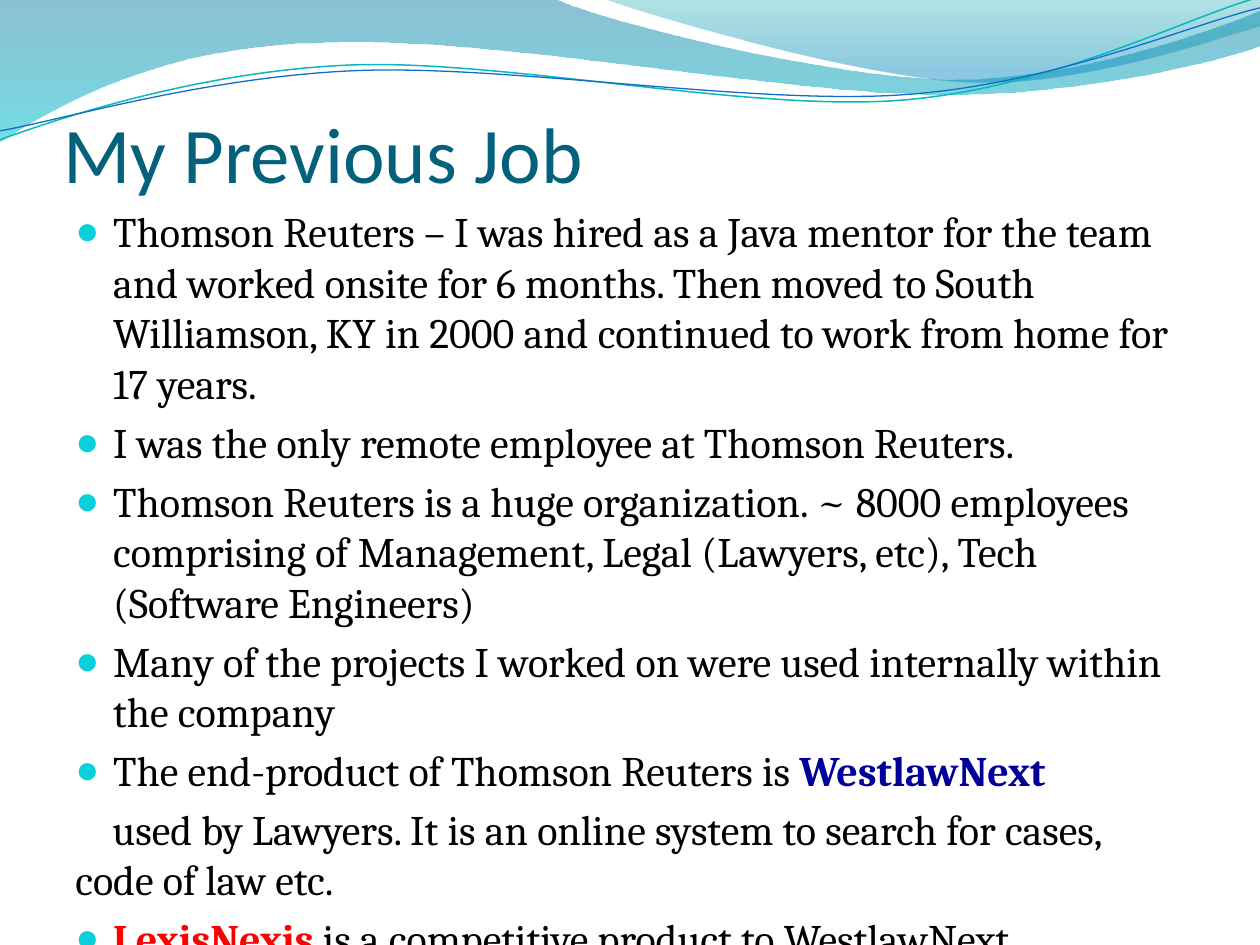
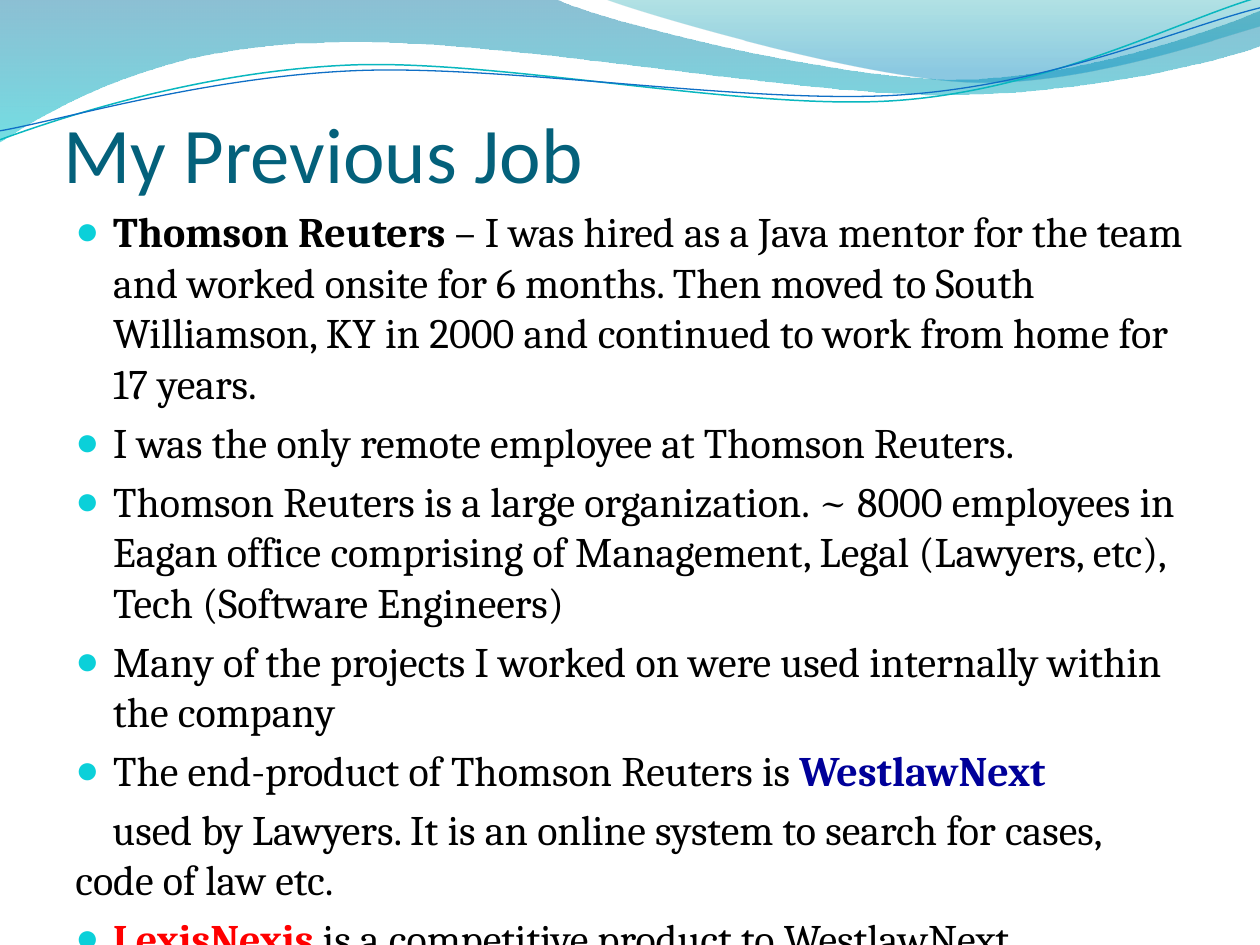
Before and after one commit to rkavitha/PresentationOnITIndustry, a slide deck: slide 3 of IT Industry.pptx. Drawn at 1260x945 pixels with LibreOffice and Linux fonts; fonts in the diff are those of the drawing; background and template pictures are left out. Boxes give left, top, right and bottom in pixels: in the first picture for what was removed or moved away, otherwise in the second. Text is boxed around its words. In the diff, an @@ line names an element or a change of style, - is before the commit and + after.

```diff
--- a/IT Industry.pptx
+++ b/IT Industry.pptx
@@ text at <box>113,217,1183,408</box>: bold on in "Thomson Reuters" @@
@@ text at <box>113,488,1175,628</box>: text changed @@
-● Thomson Reuters is a huge organization. ~ 8000 employees comprising of Management, Legal (Lawyers, etc), Tech (Software Engineers)
+● Thomson Reuters is a large organization. ~ 8000 employees in Eagan office comprising of Management, Legal (Lawyers, etc), Tech (Software Engineers)
```
Also in this commit, not shown: 1 other slide changed.
